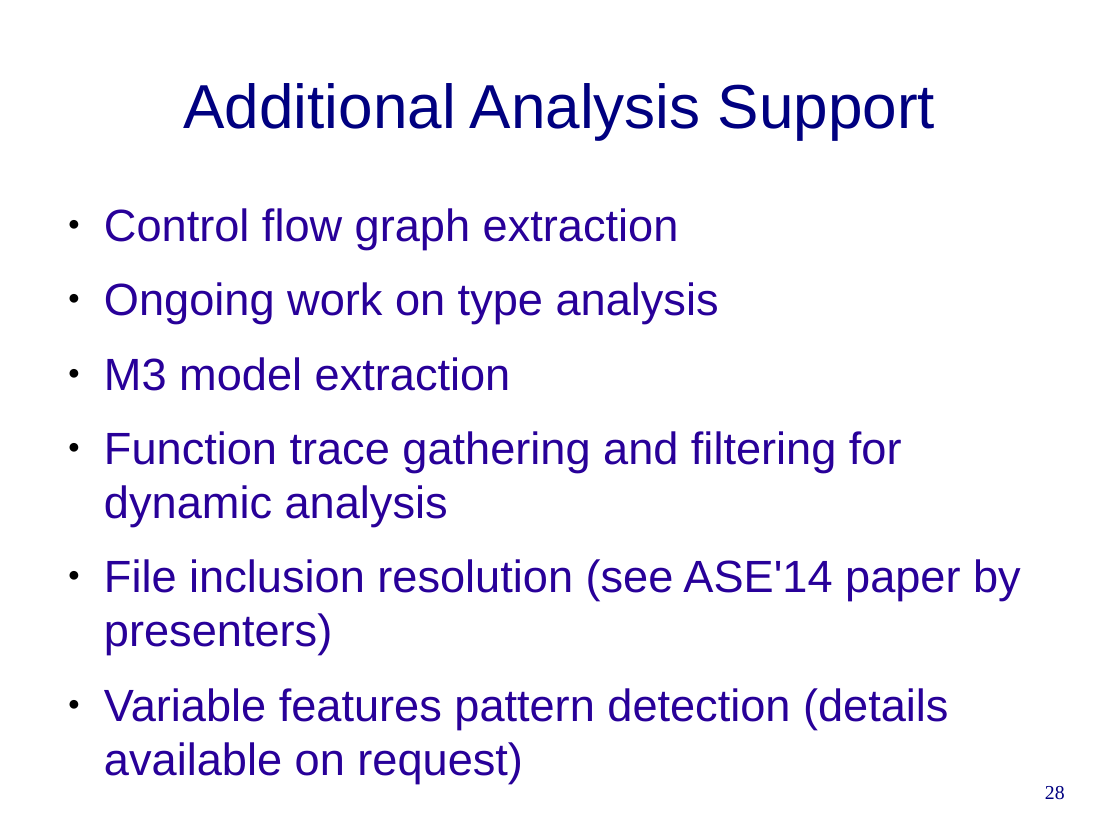
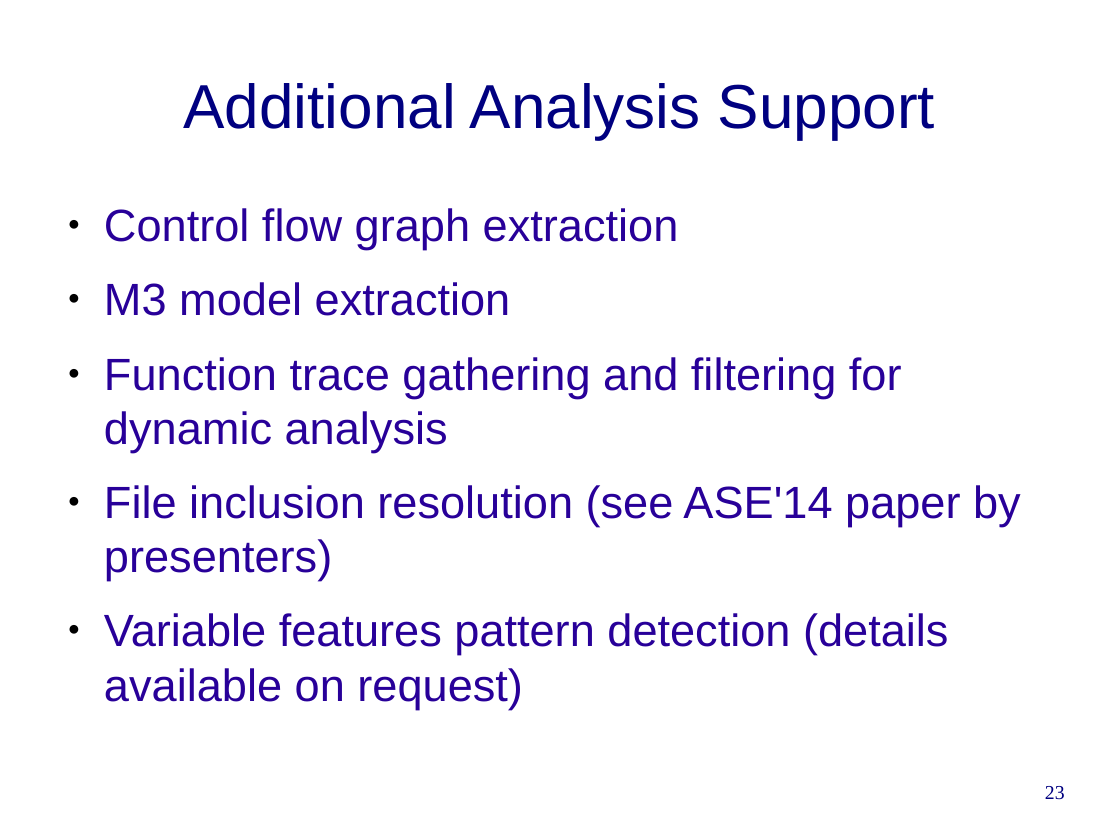
Before and after one commit to cwi-swat/rascal-course-pldi-2015, a slide deck: slide 23 of presentations/PHP-analysis.odp (slide 28 before the commit). Drawn at 1120x840 pixels with LibreOffice and Linux fonts; fonts in the diff are those of the drawing; background and template pictures are left out. Boxes give left, top, right and bottom in pixels: in the first picture for what was removed or moved away, otherwise in the second. Text is boxed around its words. In the diff, an @@ line names an element or a change of style, - is before the commit and + after.

```diff
--- a/presentations/PHP-analysis.odp
+++ b/presentations/PHP-analysis.odp
@@ text at [104,282,719,324]: paragraph removed @@
-● Ongoing work on type analysis
@@ page number at [1045,786,1065,800]: text changed @@
-28
+23
```
Also in this commit, not shown: 9 other slides changed, 2 slides added, 6 slides removed, 2 other files.
